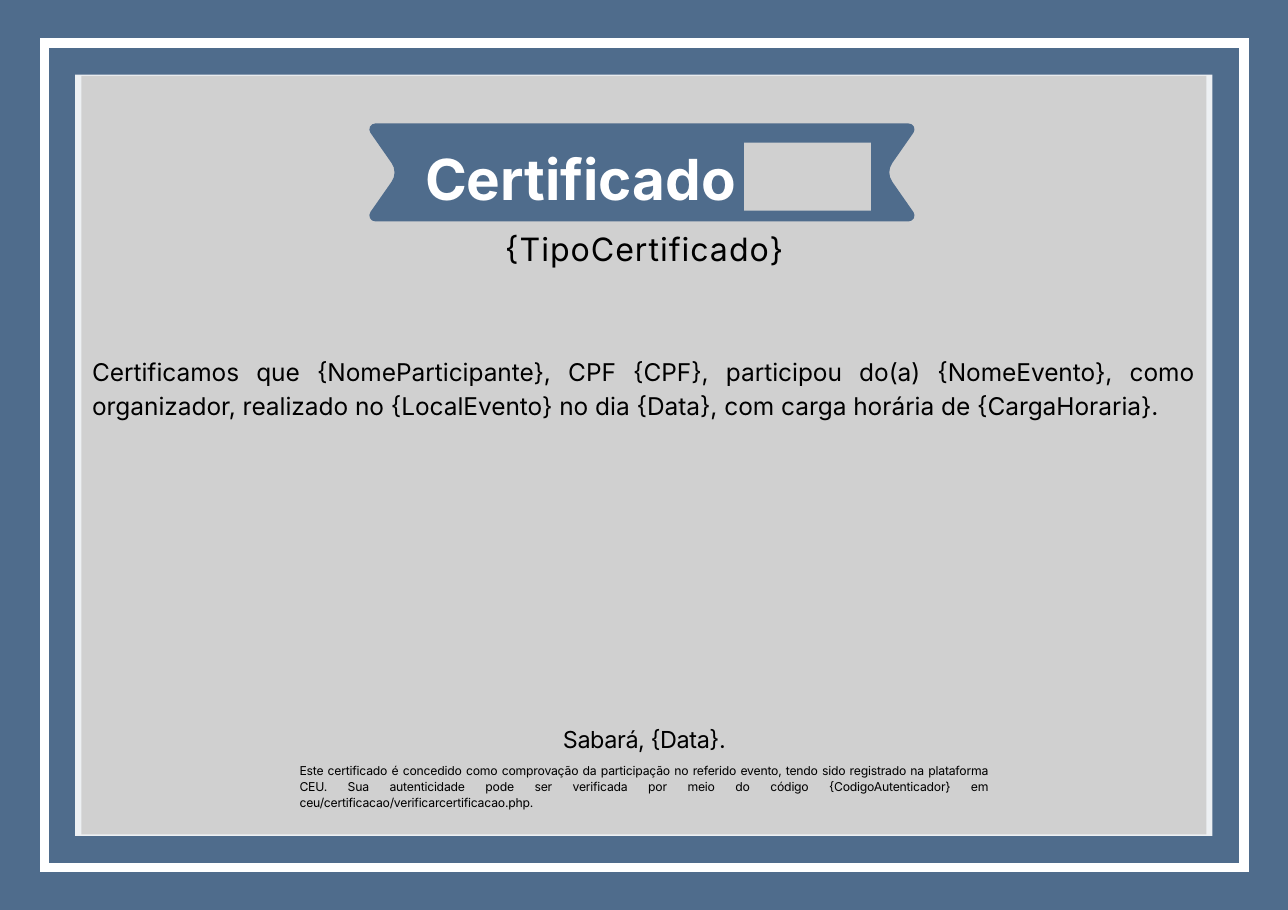
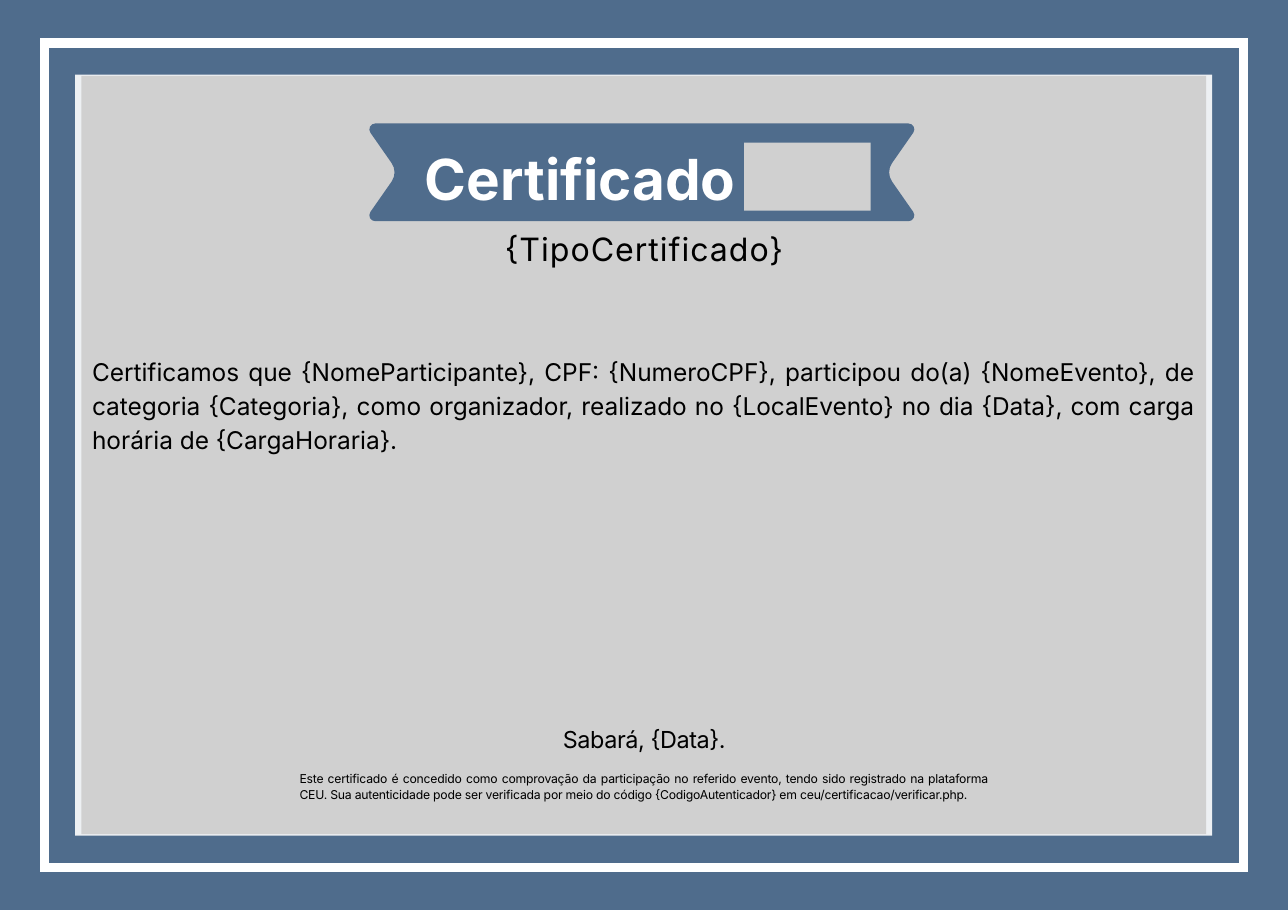
Before and after one commit to nathy-melo/CEU, a slide deck: slide 1 of Certificacao/templates/ModeloExemploOrganizador.pptx. Drawn at 1288x910 pixels with LibreOffice and Linux fonts; fonts in the diff are those of the drawing; grey boxes stand for pictures. Boxes give left, top, right and bottom in pixels: in the first picture for what was removed or moved away, otherwise in the second. Text is boxed around its words. In the diff, an @@ line names an element or a change of style, - is before the commit and + after.

Commit message:
melhoria no processamento dos certificados ~2 segundos para criação de um certificado, correção de bugs, delete de arquivos antigos não utiliados, atualização do readme

```diff
--- a/Certificacao/templates/ModeloExemploOrganizador.pptx
+++ b/Certificacao/templates/ModeloExemploOrganizador.pptx
@@ freeform shape at box(44, 43, 1244, 868): outline redrawn @@
@@ text at box(92, 361, 1194, 455): text changed @@
-Certificamos que {NomeParticipante}, CPF {CPF}, participou do(a) {NomeEvento}, como organizador, realizado no {LocalEvento} no dia {Data}, com carga horária de {CargaHoraria}.
+Certificamos que {NomeParticipante}, CPF: {NumeroCPF}, participou do(a) {NomeEvento}, de categoria {Categoria}, como organizador, realizado no {LocalEvento} no dia {Data}, com carga horária de {CargaHoraria}.
@@ text at box(300, 773, 988, 802): text changed @@
-Este certificado é concedido como comprovação da participação no referido evento, tendo sido registrado na plataforma CEU. Sua autenticidade pode ser verificada por meio do código {CodigoAutenticador} em ceu/certificacao/verificarcertificacao.php.
+Este certificado é concedido como comprovação da participação no referido evento, tendo sido registrado na plataforma CEU. Sua autenticidade pode ser verificada por meio do código {CodigoAutenticador} em ceu/certificacao/verificar.php.
```
Also in this commit, not shown: 23 other files.
